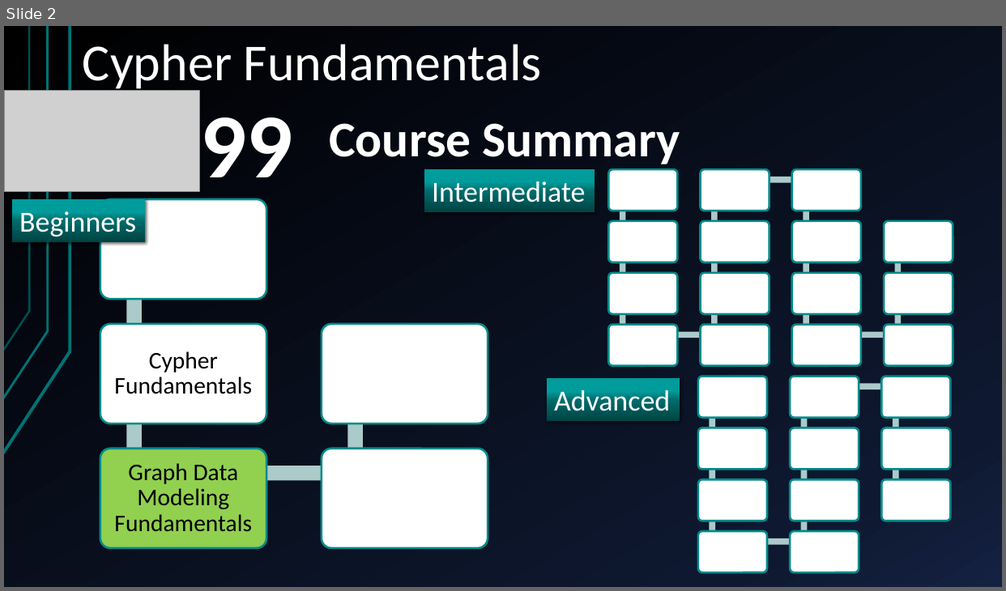
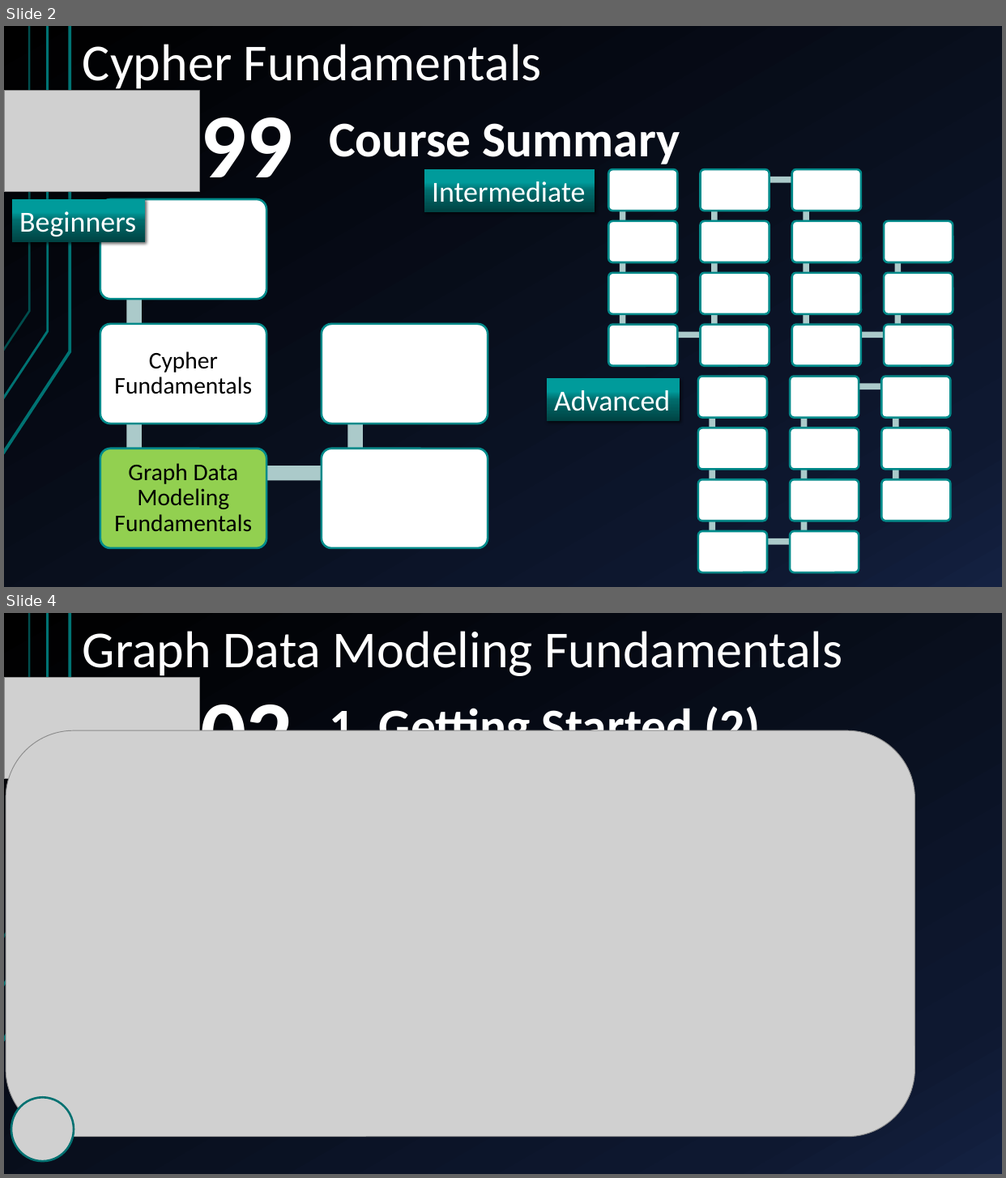
Before and after one commit to yasenstar/learn_graphdb, a slide deck: neo4j/graph_data_modeling/Graph_Data_Modeling_Fundamentals.pptx. Shown one above the other, each under a label of ours: slide 2 before the commit, slides 2 and 4 after it; the slides between them are not shown. The pictures are 1006x591 and 1006x1178 pixels, drawn with LibreOffice and Linux fonts; fonts in the diff are those of the drawing; grey boxes stand for pictures. Boxes give left, top, right and bottom in pixels: in the first picture for what was removed or moved away, otherwise in the second. Text is boxed around its words. In the diff, an @@ line names an element or a change of style, - is before the commit and + after.

```diff
--- a/neo4j/graph_data_modeling/Graph_Data_Modeling_Fundamentals.pptx
+++ b/neo4j/graph_data_modeling/Graph_Data_Modeling_Fundamentals.pptx
@@ slide 4 added at [4,613,1002,1174], background gradient #000000 to #0F1931 to #142242; not listed: 3 template elements that a slide beside it also shows @@
@@ text added at [83,631,842,679], 50 pt, text #FFFFFF @@
+Graph Data Modeling Fundamentals
@@ picture added at [4,677,199,779] @@
@@ text added at [200,688,292,731], 88 pt, text #FFFFFF, bold @@
+02
@@ title added at [329,702,761,731], 48 pt, text #FFFFFF, bold @@
+1. Getting Started (2)
@@ picture added at [6,730,914,1137] @@
@@ picture added at [11,1098,74,1161] @@
```
Also in this commit, not shown: 5 slides changed, 1 slide removed, 2 other files.
